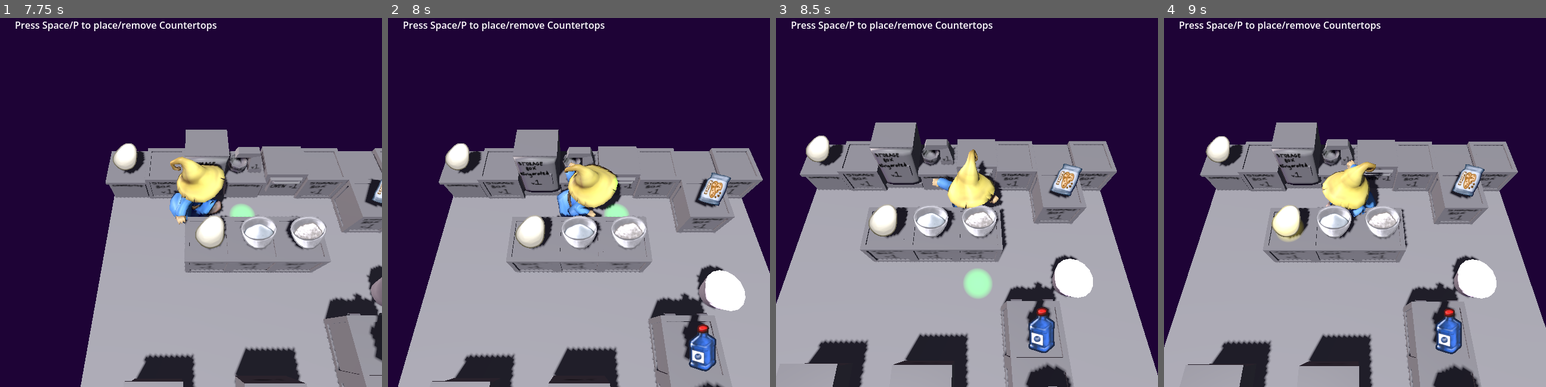
Above: before the commit, frames 1-4 (left to right).
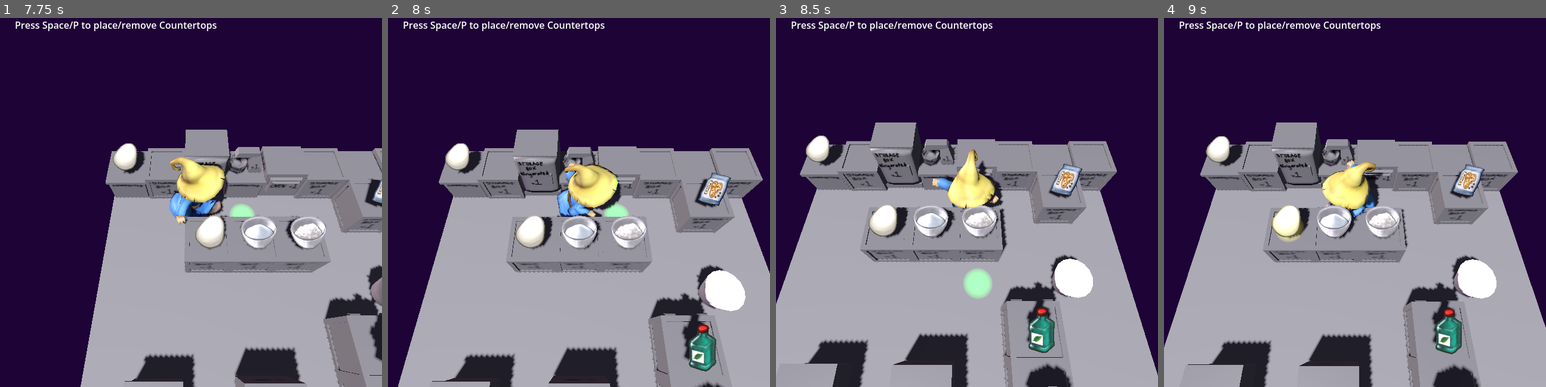
Above: after the commit, the same moments.

Repository: AdmiralPotato/halloween_game_2026
Game: Godot game, scene res://map/TilemapTest.tscn
Same seed, same stepped clock (60 frames per second), same inputs: the game is played once before the commit and once after it.
Inputs (mouse positions are in pixels of both pictures, inside the frame that each line leads up to):
- Up to frame 1 (7.75 s): tap Space every 0.75 s from 0.5 to 4.25 s; move the mouse to (275, 176) at 0.52 s; hold Right (move_right) 0.53-1.28 s; tap P (pickup) at 0.6, 1.55, 2.1, 3.05, 3.6, 4.55, 5.1, 6.05, 6.6, 7.55 s; move the mouse to (114, 213) at 1.27 s; hold Down (move_down) 1.28-2.03 s; tap O (interact) at 1.35, 4.35, 7.35 s; move the mouse to (229, 110) at 2.02 s; hold Right (move_right) 2.03-2.78 s; move the mouse to (171, 272) at 2.77 s; hold Up (move_up) 2.78-3.53 s; tap C (toggle_rearrange) at 2.85, 5.85 s; move the mouse to (305, 254) at 3.52 s; hold Left (move_left) 3.53-5.03 s; move the mouse to (76, 139) at 4.27 s; move the mouse to (210, 195) at 5.02 s; hold Down (move_down) 5.03-5.78 s; move the mouse to (133, 99) at 5.77 s; hold Right (move_right) 5.78-6.53 s; move the mouse to (275, 176) at 6.52 s; hold Up (move_up) 6.53-7.28 s; move the mouse to (114, 213) at 7.27 s; hold Right (move_right) from 7.28 s (still down)
- Up to frame 2 (8 s): keep holding Right (move_right)
- Up to frame 3 (8.5 s): move the mouse to (1005, 110) at 8.02 s; release Right (move_right) at 8.03 s; hold Down (move_down) from 8.03 s (still down); tap P (pickup) at 8.1 s
- Up to frame 4 (9 s): move the mouse to (1335, 272) at 8.77 s; release Down (move_down) at 8.78 s; hold Left (move_left) from 8.78 s (still down); tap C (toggle_rearrange) at 8.85 s

Frame 1 is identical in both runs. In frame 2, 0.5% of the frame differs, in the area x 78-86%, y 85-96%; in frame 3, 0.5%; in frame 4, 0.5%.
Error in both runs: Invalid access to property or key 'furni' on a base object of type 'Nil'. (res://map/tilemap.gd:114)

Commit message:
Fix ItemNode editor updates and movement animations

Diff:
--- a/map/TilemapTest.tscn
+++ b/map/TilemapTest.tscn
@@ -11,11 +11,11 @@
 [ext_resource type="Resource" uid="uid://cj287n17bxna2" path="res://model/data/items/sugar.tres" id="7_15bd0"]
 [ext_resource type="Resource" uid="uid://vmrcp80igtca" path="res://model/data/items/cookie_dough.tres" id="7_n1qkj"]
 [ext_resource type="Resource" uid="uid://b34kf80gy2er3" path="res://model/data/items/bowl.tres" id="7_nabl1"]
-[ext_resource type="Resource" uid="uid://0xne0k7mcykn" path="res://model/data/items/blueberry_flavoring.tres" id="7_p5gm8"]
 [ext_resource type="PackedScene" uid="uid://5jo3bft5wl1u" path="res://map/FurniMixer.tscn" id="8_nabl1"]
 [ext_resource type="Resource" uid="uid://ddmmcej5lm5pc" path="res://model/data/items/flour.tres" id="8_tdsbi"]
 [ext_resource type="PackedScene" uid="uid://cl7xh1lhn0u0b" path="res://map/FurniCountertop.tscn" id="9_2f20c"]
 [ext_resource type="Resource" uid="uid://cwvimk8q06x3u" path="res://model/data/items/chocolate_bar.tres" id="9_8mw78"]
+[ext_resource type="Resource" uid="uid://cqkl4jri82v6d" path="res://model/data/items/mint_flavoring.tres" id="9_tdsbi"]
 [ext_resource type="Resource" uid="uid://coovqsg3sc4j7" path="res://model/data/items/orange_flavoring.tres" id="9_vwyy3"]
 [ext_resource type="PackedScene" uid="uid://do30vdu0sngt5" path="res://map/FurniOven.tscn" id="11_nabl1"]
 [ext_resource type="PackedScene" uid="uid://dfjdkdlvlfocq" path="res://map/FurniCuttingboard.tscn" id="14_p5gm8"]
@@ -53,7 +53,7 @@
 
 [sub_resource type="Resource" id="Resource_tdsbi"]
 script = ExtResource("4_qtmpa")
-item = ExtResource("7_p5gm8")
+item = ExtResource("9_tdsbi")
 metadata/_custom_type_script = "uid://n2r00hcbl3ul"
 
 [sub_resource type="Resource" id="Resource_2f20c"]
--- a/map/furni_countertop.gd
+++ b/map/furni_countertop.gd
@@ -45,6 +45,7 @@
 
 func provide_item() -> ItemNode:
 	var ret := item
+	ret.store_global_transform()
 	item = null
 	return ret
 
--- a/map/furni_source.gd
+++ b/map/furni_source.gd
@@ -19,4 +19,5 @@
 	var item := ItemNode.make_node(ItemStack.new(stack.item, stack.count))
 	add_child(item)
 	item.global_position = $StaticBody3D/ItemNode.global_position
+	item.store_global_transform()
 	return item
--- a/map/tilemap.gd
+++ b/map/tilemap.gd
@@ -129,8 +129,6 @@
 		return tile.furni.accept_item(new_node)
 	else:
 		var item = tile.furni.provide_item()
-		if item:
-			item.store_global_transform()
 		return item
 
 ## If there is a tile at the given coordinates, this attempts to combine the
--- a/model/item_stack.gd
+++ b/model/item_stack.gd
@@ -1,3 +1,4 @@
+@tool
 class_name ItemStack
 extends Resource
 
